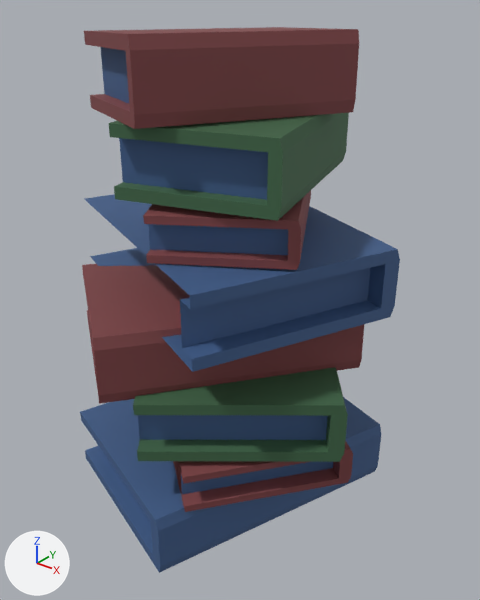
One commit to the FBX model Detective_Switch/Assets/Graphics/Statics/BookPile02/BookPile02.fbx: the scene before it, then after it.
Rendered twice from a camera (50 mm lens) standing at (-2.481, -2.032, 0.644) and looking at (-2.956, -1.439, 0.276). The axes (+X, +Y, +Z) are drawn at lower left. The lights are the same throughout. Where no turn or scale is listed for an object, it has been applied to the vertices.

In view in the first picture: 'BookPile02'.
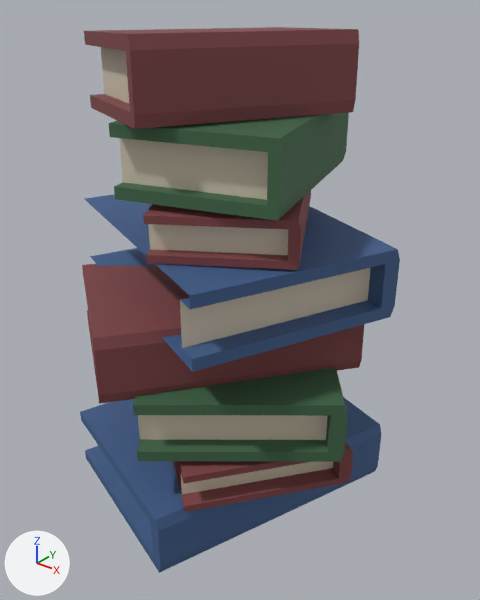
Edits to the scene script, one JSON object a line:
```json
{"op": "add", "block": "mat_paper", "code": ["mat_paper = principled_material('Paper')", "mat_paper.base_color = (0.662, 0.581, 0.458)  # light grey #d5c9b4", "mat_paper.roughness = 0.69"]}
{"block": "me_bookcase01_mesh_003", "where": "me_bookcase01_mesh_003.from_pydata(...)  # 256 vertices, 184 faces; spans x -0.208..0.211, y -0.212..0.205, z 0.0..0.599"}
{"block": "me_bookcase01_mesh_003", "where": "# used by ob_bookpile02; location = (-2.979, -1.439, 0.0)"}
{"block": "me_bookcase01_mesh_003", "change": "me_bookcase01_mesh_003 part 1: 4 of the faces centred in x -0.046..0.133, y -0.113..-0.066, z 0.334..0.554 switch from mat_blue_m (blue #3f5d8b) to mat_paper (light grey #d4c9b4)"}
{"block": "me_bookcase01_mesh_003", "change": "me_bookcase01_mesh_003 part 2: 2 of the faces centred in x 0.098..0.122, y -0.107..-0.086, z 0.112..0.183 switch from mat_blue_m (blue #3f5d8b) to mat_paper (light grey #d4c9b4)"}
```

Where the change shows, as pixel boxes (x1, y1, x2, y2) in the pictures (480 x 600 px):
```json
{"part": 1, "of": "me_bookcase01_mesh_003", "change": "recoloured", "before": [101, 47, 371, 348], "after": [101, 47, 371, 348], "on screen": "blue to grey"}
{"part": 2, "of": "me_bookcase01_mesh_003", "change": "recoloured", "before": [138, 415, 333, 494], "after": [138, 415, 333, 494], "on screen": "blue to grey"}
```
